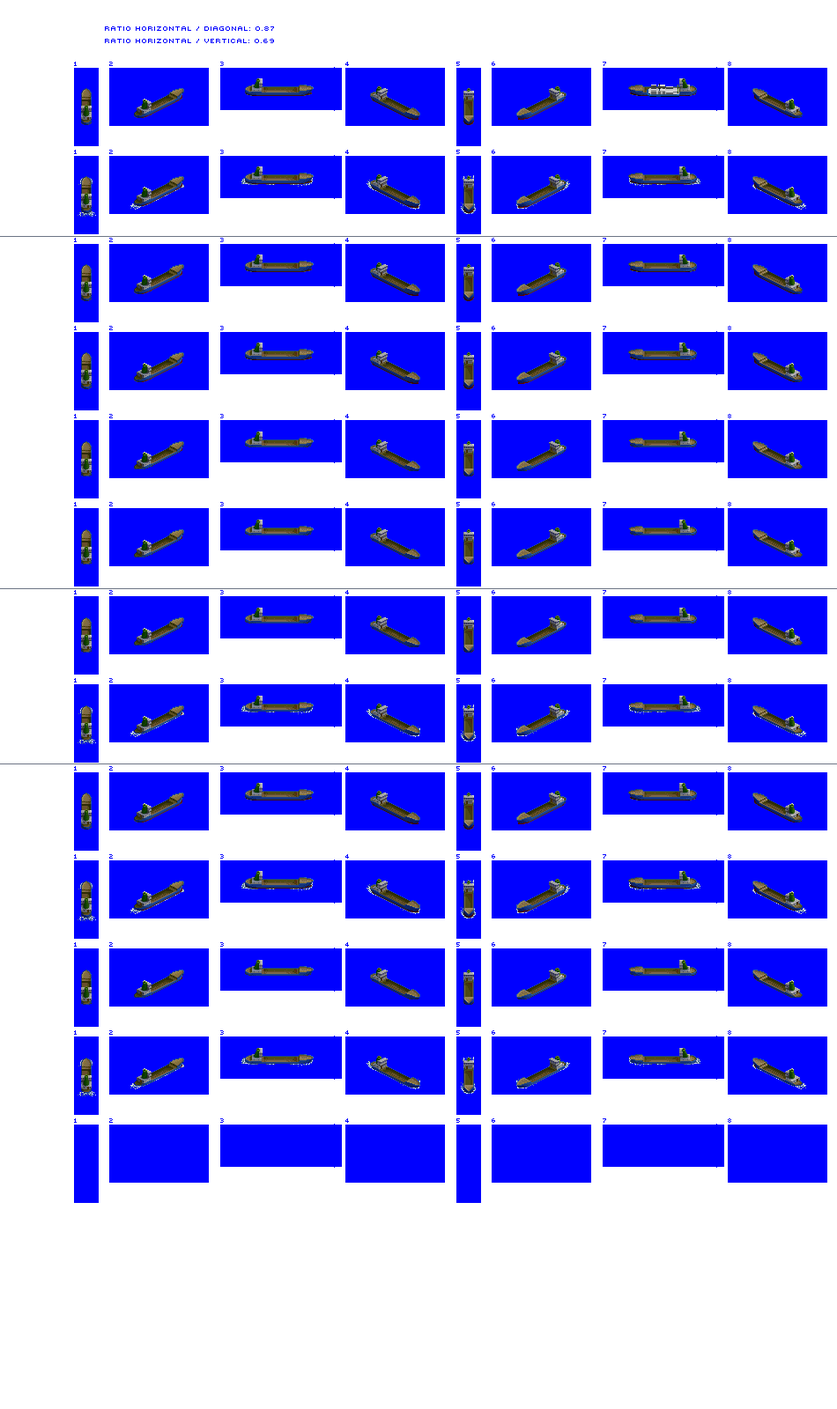
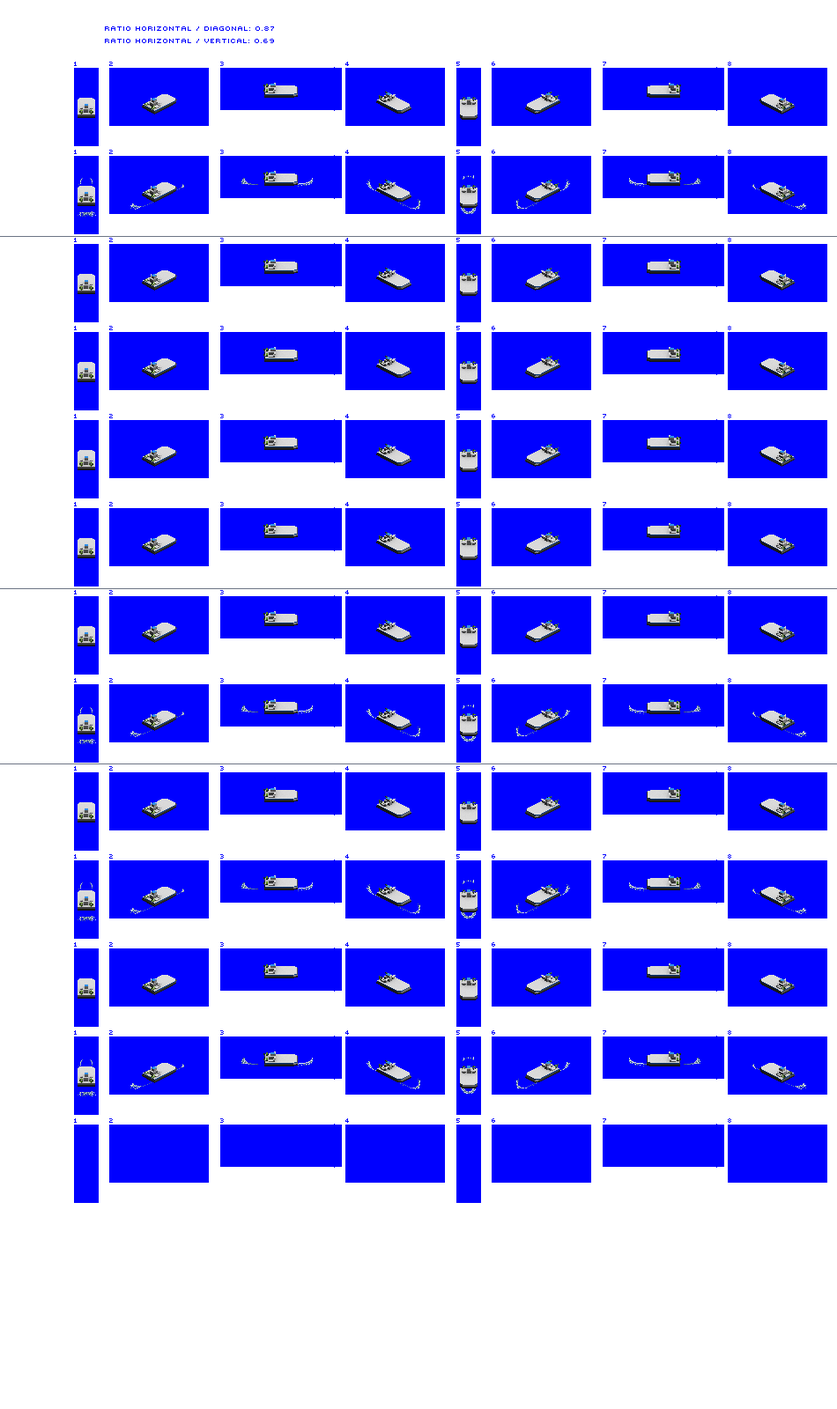
Layers edited between the first and the second 837×1409 image:
renamed "Layer 1" to "Hovercraft Freight Medium", painted on it over [77, 82, 795, 1089]
removed layer "Large Trader" over [81, 78, 803, 1094]
